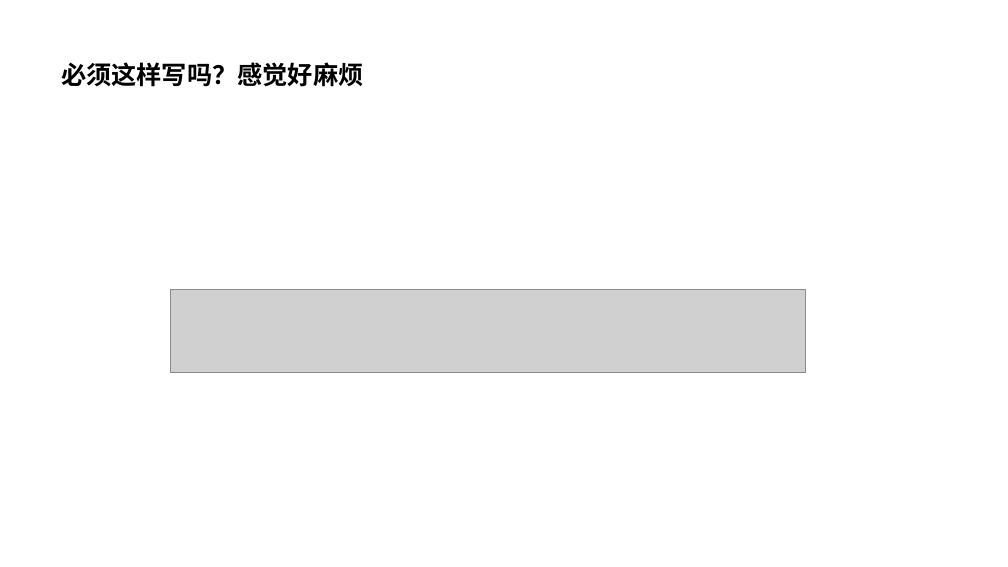
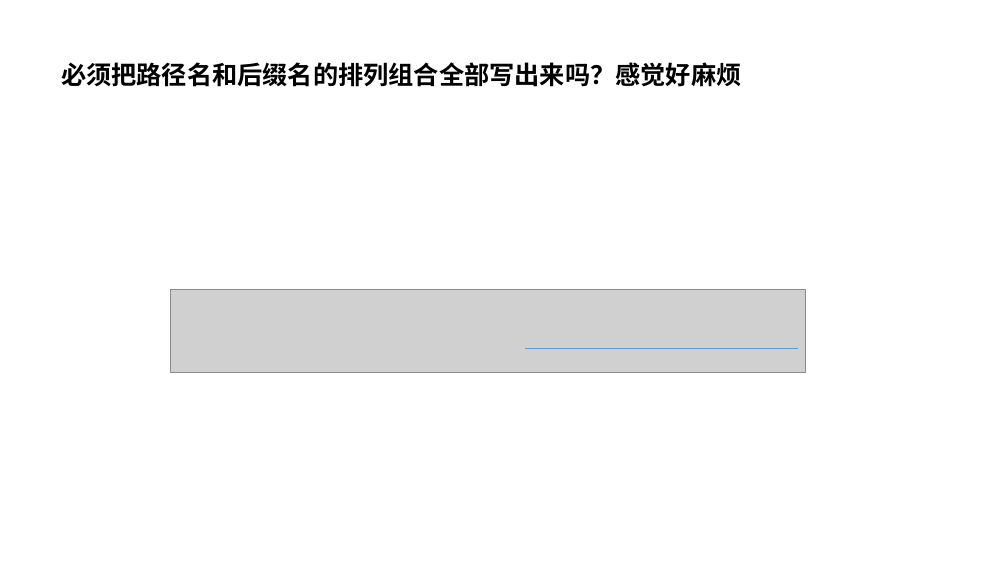
Before and after one commit to parallel101/course, a slide deck: slide 13 of 11/slides.pptx. Drawn at 1008x567 pixels with LibreOffice and Linux fonts; fonts in the diff are those of the drawing; grey boxes stand for pictures. Boxes give left, top, right and bottom in pixels: in the first picture for what was removed or moved away, otherwise in the second. Text is boxed around its words. In the diff, an @@ line names an element or a change of style, - is before the commit and + after.

```diff
--- a/11/slides.pptx
+++ b/11/slides.pptx
@@ title at (61,62,741,87): text changed @@
-必须这样写吗？感觉好麻烦
+必须把路径名和后缀名的排列组合全部写出来吗？感觉好麻烦
@@ line added from (526, 348) to (799, 348), #5B9BD5 0.5 pt @@
```
Also in this commit, not shown: 4 other slides changed, 5 slides added, 48 other files.
